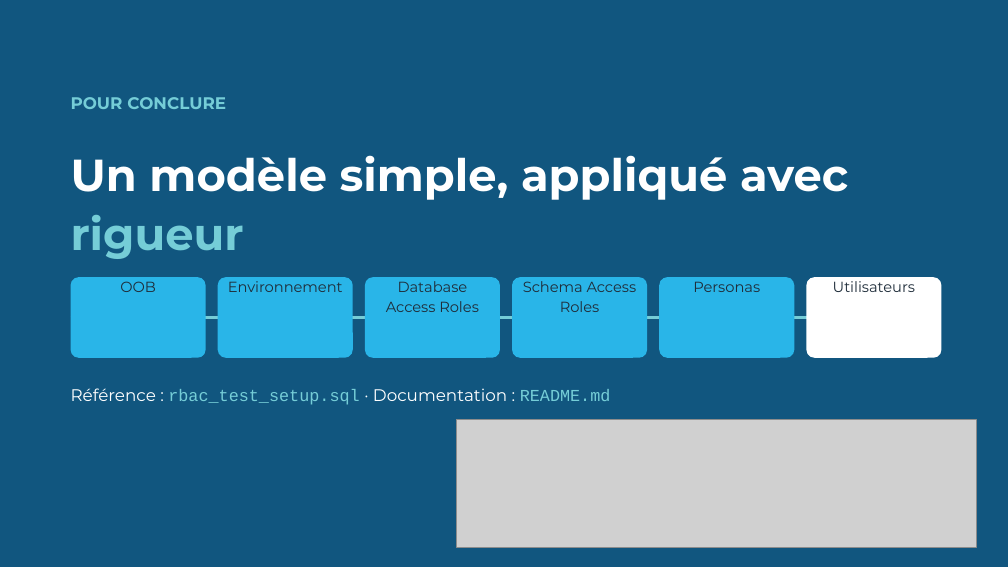
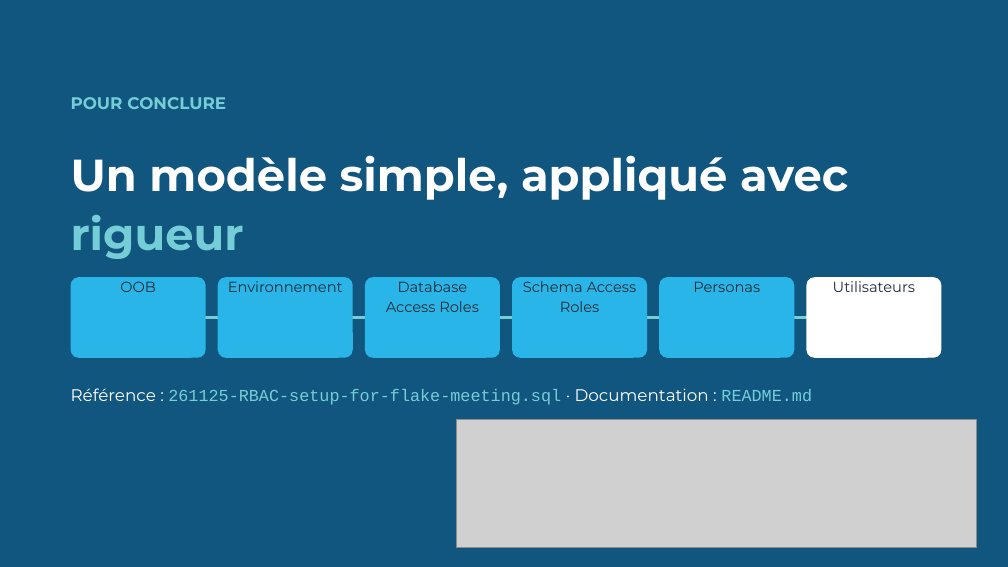
Before and after one commit to fredericadet/261125-architecture-and-rbac-presentation-docs-and-code, a slide deck: slide 14 of presentations/rbac/PierMick_FLAKE_Comprendre_le_RBAC_Snowflake.pptx. Drawn at 1008x567 pixels with LibreOffice and Linux fonts; fonts in the diff are those of the drawing; grey boxes stand for pictures. Boxes give left, top, right and bottom in pixels: in the first picture for what was removed or moved away, otherwise in the second. Text is boxed around its words. In the diff, an @@ line names an element or a change of style, - is before the commit and + after.

```diff
--- a/presentations/rbac/PierMick_FLAKE_Comprendre_le_RBAC_Snowflake.pptx
+++ b/presentations/rbac/PierMick_FLAKE_Comprendre_le_RBAC_Snowflake.pptx
@@ text at box(71, 388, 812, 405): text changed @@
-Référence : rbac_test_setup.sql · Documentation : README.md
+Référence : 261125-RBAC-setup-for-flake-meeting.sql · Documentation : README.md
```
Also in this commit, not shown: 2 other files.
